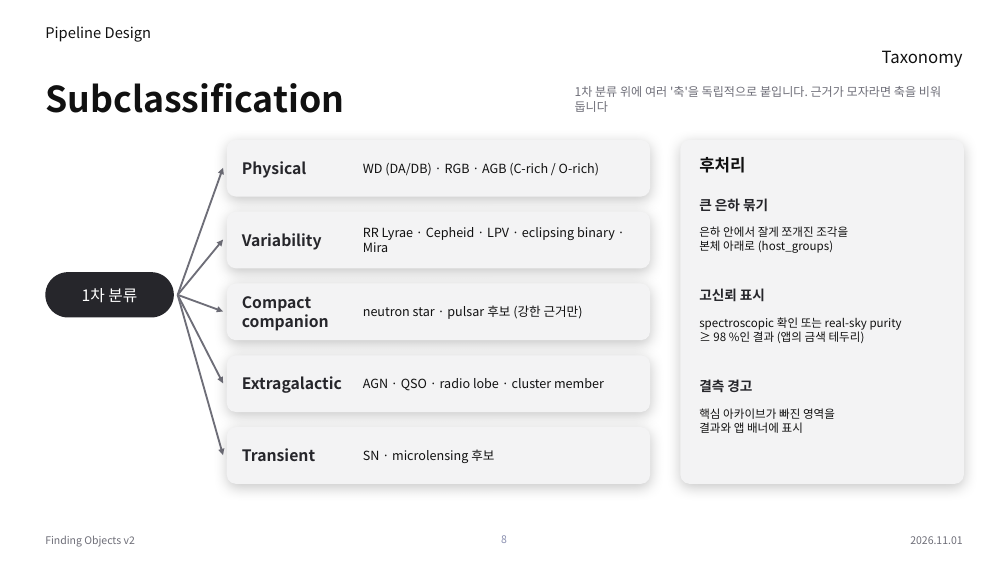
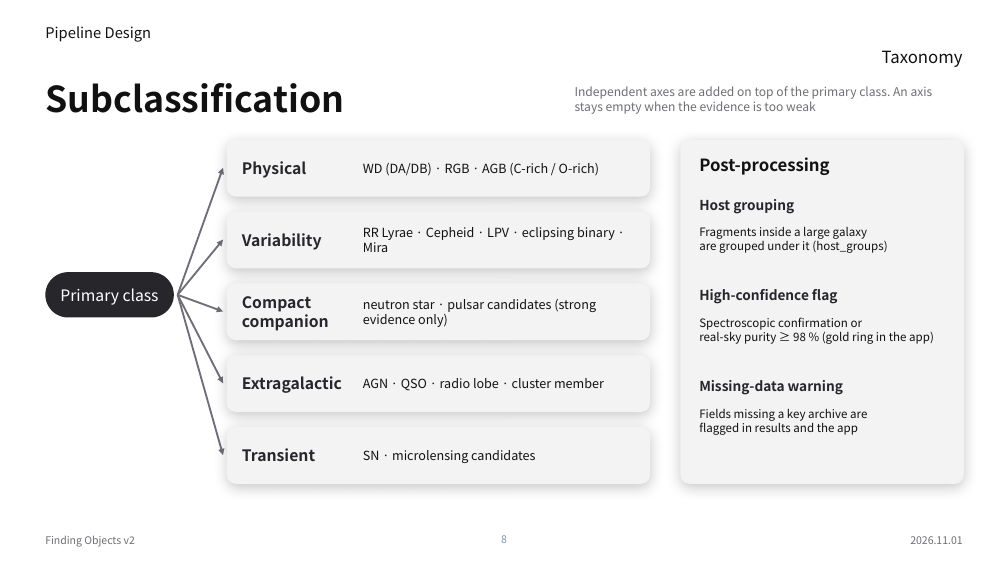
Before and after one commit to Pinchpeach/Finding_objects, a slide deck: slide 8 of v2/document/PIPELINE_STACK_v2.44.0.pptx. Drawn at 1008x567 pixels with LibreOffice and Linux fonts; fonts in the diff are those of the drawing. Boxes give left, top, right and bottom in pixels: in the first picture for what was removed or moved away, otherwise in the second. Text is boxed around its words. In the diff, an @@ line names an element or a change of style, - is before the commit and + after.

```diff
--- a/v2/document/PIPELINE_STACK_v2.44.0.pptx
+++ b/v2/document/PIPELINE_STACK_v2.44.0.pptx
@@ text at box(575, 86, 933, 114): text changed @@
-1차 분류 위에 여러 '축'을 독립적으로 붙입니다. 근거가 모자라면 축을 비워 둡니다
+Independent axes are added on top of the primary class. An axis stays empty when the evidence is too weak
@@ text at box(699, 157, 829, 175): text changed @@
-후처리
+Post-processing
@@ text at box(699, 199, 794, 214): text changed @@
-큰 은하 묶기
+Host grouping
@@ text at box(699, 227, 887, 253): text changed @@
-은하 안에서 잘게 쪼개진 조각을
-본체 아래로 (host_groups)
+Fragments inside a large galaxy
+are grouped under it (host_groups)
@@ text at box(60, 288, 159, 305): text changed @@
-1차 분류
+Primary class
@@ text at box(363, 299, 596, 327): text changed @@
-neutron star · pulsar 후보 (강한 근거만)
+neutron star · pulsar candidates (strong evidence only)
@@ text at box(699, 289, 838, 304): text changed @@
-고신뢰 표시
+High-confidence flag
@@ text at box(699, 317, 934, 344): text changed @@
-spectroscopic 확인 또는 real-sky purity
-≥ 98 %인 결과 (앱의 금색 테두리)
+Spectroscopic confirmation or
+real-sky purity ≥ 98 % (gold ring in the app)
@@ text at box(699, 380, 843, 395): text changed @@
-결측 경고
+Missing-data warning
@@ text at box(699, 409, 867, 435): text changed @@
-핵심 아카이브가 빠진 영역을
-결과와 앱 배너에 표시
+Fields missing a key archive are
+flagged in results and the app
@@ text at box(363, 450, 535, 463): text changed @@
-SN · microlensing 후보
+SN · microlensing candidates
```
Also in this commit, not shown: 11 other slides changed, 1 other file.
